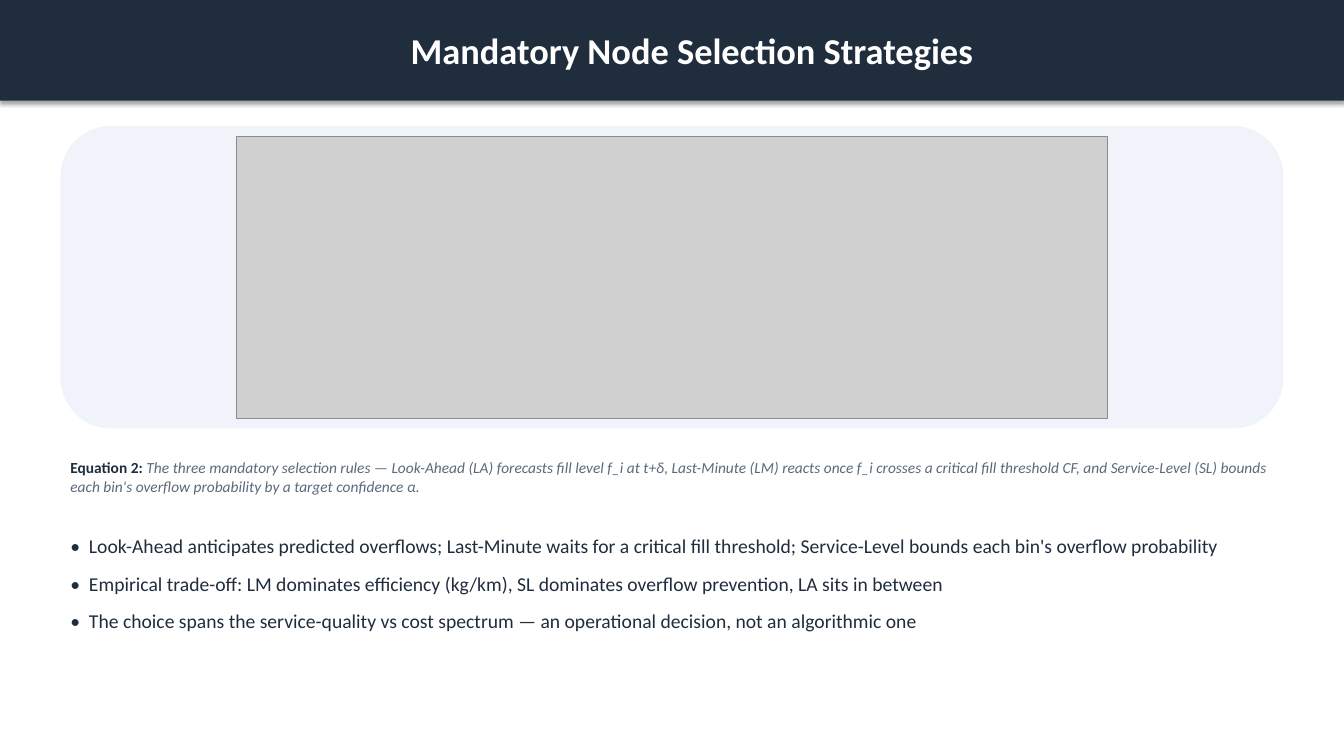
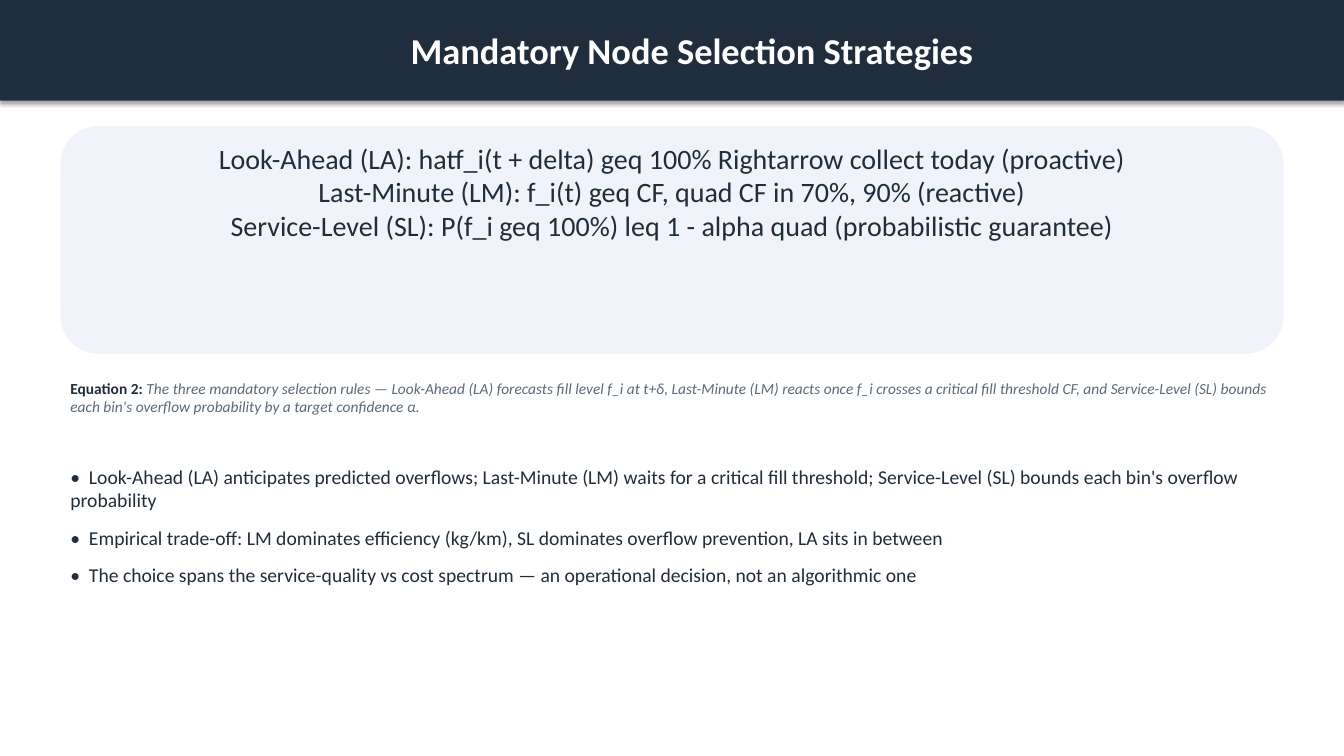
Before and after one commit to ACFHarbinger/WSmartPlus-Route, a slide deck: slide 6 of assets/windows/wsmart_route_results.pptx (slide 5 before the commit). Drawn at 1344x756 pixels with LibreOffice and Linux fonts; fonts in the diff are those of the drawing; grey boxes stand for pictures. Boxes give left, top, right and bottom in pixels: in the first picture for what was removed or moved away, otherwise in the second. Text is boxed around its words. In the diff, an @@ line names an element or a change of style, - is before the commit and + after.

```diff
--- a/assets/windows/wsmart_route_results.pptx
+++ b/assets/windows/wsmart_route_results.pptx
@@ rounded rectangle resized from (x1=60, y1=126, x2=1284, y2=429) to (x1=60, y1=126, x2=1284, y2=354) @@
@@ text added at (x1=219, y1=148, x2=1124, y2=241), 20 pt, text #1F2D3D @@
+Look-Ahead (LA): hatf_i(t + delta) geq 100% Rightarrow collect today (proactive)
+Last-Minute (LM): f_i(t) geq CF, quad CF in 70%, 90% (reactive)
+Service-Level (SL): P(f_i geq 100%) leq 1 - alpha quad (probabilistic guarantee)
@@ picture removed at (x1=237, y1=136, x2=1108, y2=418) @@
@@ text "Equation 2: The three mandatory ..." moved from (x1=70, y1=462, x2=1267, y2=495) to (x1=70, y1=383, x2=1267, y2=415) @@
@@ text "• Look-Ahead (LA) anticipates predicted ..." moved from (x1=89, y1=539, x2=1217, y2=632) to (x1=70, y1=470, x2=1238, y2=586) @@
@@ text at (x1=70, y1=470, x2=1238, y2=510): text changed @@
-• Look-Ahead anticipates predicted overflows; Last-Minute waits for a critical fill threshold; Service-Level bounds each bin's overflow probability
+• Look-Ahead (LA) anticipates predicted overflows; Last-Minute (LM) waits for a critical fill threshold; Service-Level (SL) bounds each bin's overflow probability
```
Also in this commit, not shown: 14 other slides changed, 5 slides added, 4 slides removed, 46 other files.
